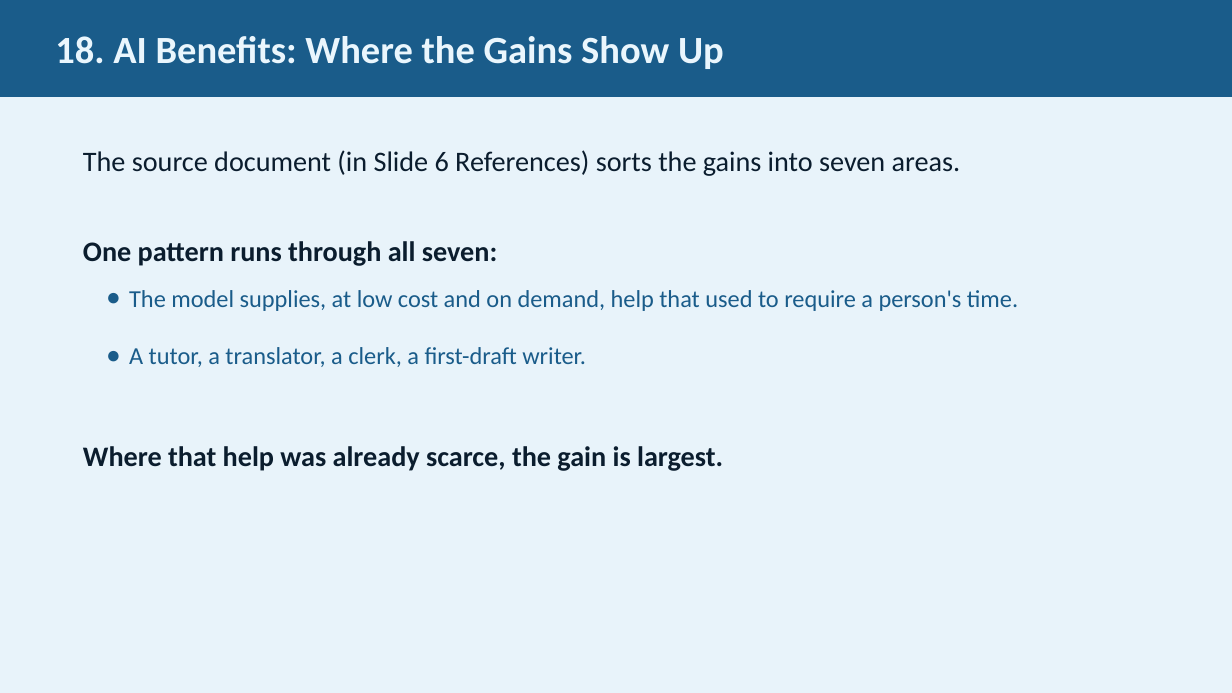
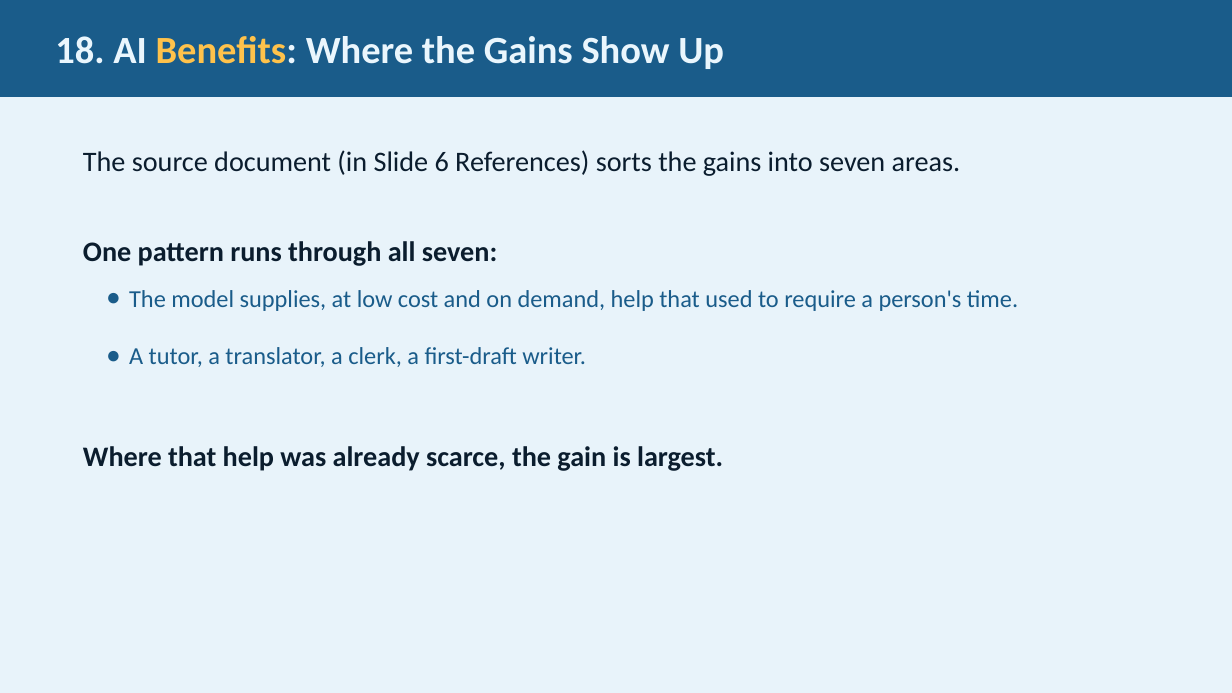
Before and after one commit to JimFawcett/NewSite, a slide deck: slide 18 of AI Presentation 2026/AI_Presentation.pptx. Drawn at 1232x693 pixels with LibreOffice and Linux fonts; fonts in the diff are those of the drawing. Boxes give left, top, right and bottom in pixels: in the first picture for what was removed or moved away, otherwise in the second. Text is boxed around its words. In the diff, an @@ line names an element or a change of style, - is before the commit and + after.

```diff
--- a/AI Presentation 2026/AI_Presentation.pptx
+++ b/AI Presentation 2026/AI_Presentation.pptx
@@ rectangle "18. AI Benefits: Where the ..." at (0,0,1232,97): text colour #EAF6FD to #FFC24B in "Benefits:" @@
```
Also in this commit, not shown: 6 other slides changed, 5 other files.
